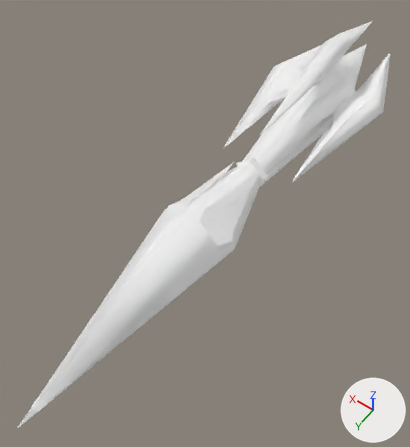
An edit to the glTF model docs/models/weapons/w09/158.glb, drawn before and after from the same camera.
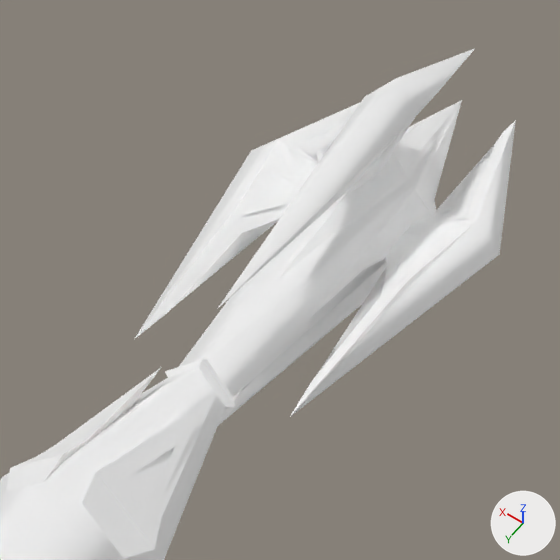
Old and new are each drawn whole from a 50 mm lens placed at (-1.115, 1.325, 2.437), pointed at (0.053, -0.309, -0.131) and again close up on the part from 40% to 100% of the width and 0% to 55% of the height. Arrows for +X, +Y and +Z are at lower right; the lights stay in place. The older version's two pictures come first. Vertices at exactly the same position are counted once.

Script lines for the objects in view, before the commit:
```python
me_group_0 = bpy.data.meshes.new('Group[0]')
me_group_0.from_pydata(...)  # 113 vertices, 210 faces; spans x -0.14..0.14, y -1.94..0.28, z -0.14..0.14
# faces by material slot: [154, 56]
me_group_0.materials.append(mat_xfb__e0__m00_gun158_env00)  # white #ffffff
me_group_0.materials.append(mat_xfb__e0__m00_gun158_env01)  # white #ffffff
me_group_2 = bpy.data.meshes.new('Group[2]')
me_group_2.from_pydata(...)  # 805 vertices, 974 faces; spans x -0.41..0.41, y -2.25..1.1, z -0.41..0.41
# faces by material slot: [320, 222, 432]
me_group_2.materials.append(mat_xfb__e0__m00_gun158_env00)  # white #ffffff
me_group_2.materials.append(mat_xfb__e0__m00_gun158_env01)  # white #ffffff
me_group_2.materials.append(mat_xfb_0__m08_gun158_uv1)  # white #ffffff
me_group_5 = bpy.data.meshes.new('Group[5]')
me_group_5.from_pydata(...)  # 56 vertices, 40 faces; spans x -0.182..0.182, y -0.555..-0.202, z -0.182..0.182
me_group_5.materials.append(mat_xfb_0__m00_gun158_emi)  # white #ffffff
ob_group_0 = bpy.data.objects.new('Group[0]', me_group_0)
ob_group_0.location = (0.0, 0.0, 0.0)
ob_group_2 = bpy.data.objects.new('Group[2]', me_group_2)
ob_group_2.location = (0.0, 0.0, 0.0)
ob_group_5 = bpy.data.objects.new('Group[5]', me_group_5)
ob_group_5.location = (0.0, 0.0, 0.0)
# also in view: 'Group[100]' at (0.0, -0.502, 0.0); 'Group[1]' at (0.0, -0.709, 0.0)
```
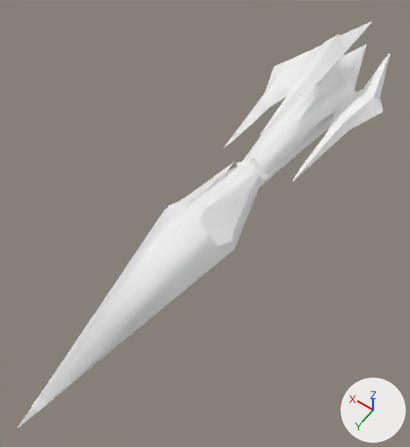
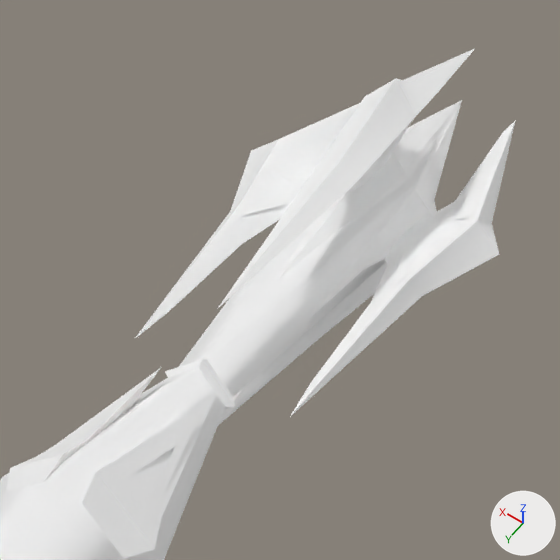
What the commit changed:
me_group_2 is used by ob_group_2; location (0.0, 0.0, 0.0).
me_group_2 had 805 vertices, 974 faces and spanned x -0.41..0.41, y -2.25..1.1, z -0.41..0.41.
me_group_2 now has 793 vertices, 910 faces and spans x -0.41..0.41, y -2.25..1.1, z -0.41..0.41.
Part 1, on me_group_2:
12 vertices are removed from x -0.2..0.2, y -1.56..-1.55, z -0.2..0.2.
64 faces are deleted.

Pixel boxes (x1, y1, x2, y2) of what changed, in the close-ups (560 x 560 px):
part 1 of me_group_2, deleted
    before: (136, 49, 516, 426)
